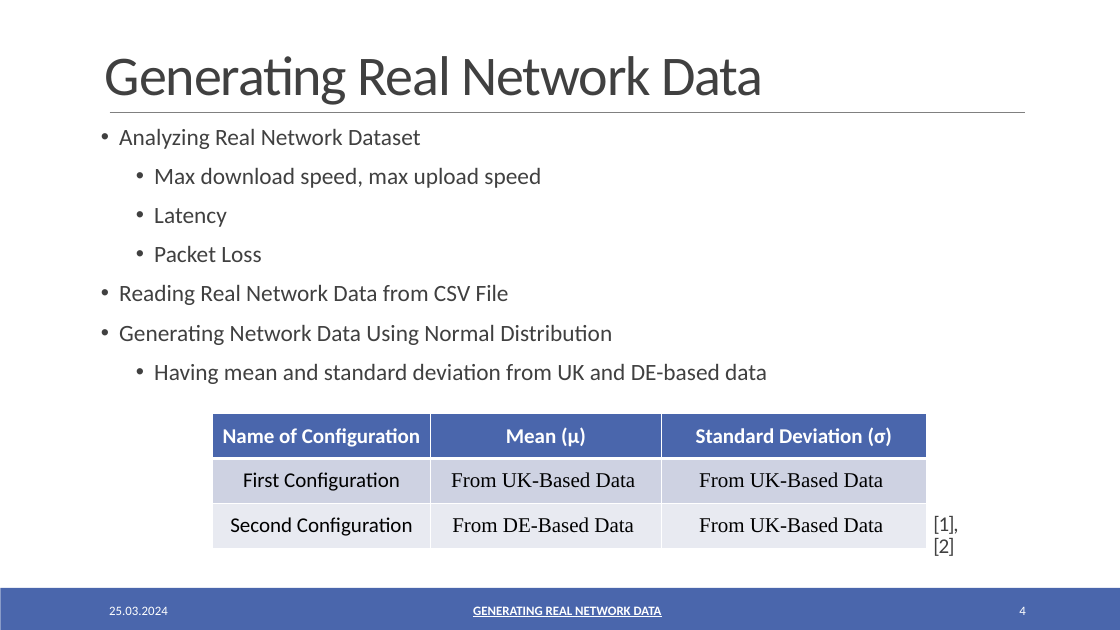
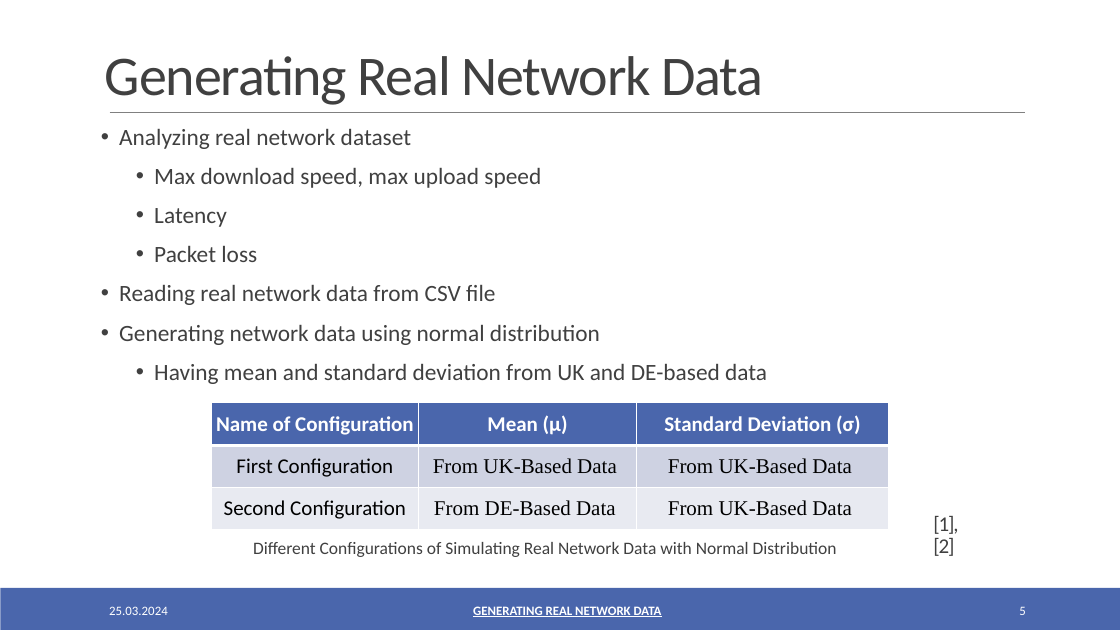
Before and after one commit to oezcankaraca/abschlussvortrag, a slide deck: slide 5 of Abschlussvortrag.pptx (slide 4 before the commit). Drawn at 1120x630 pixels with LibreOffice and Linux fonts; fonts in the diff are those of the drawing. Boxes give left, top, right and bottom in pixels: in the first picture for what was removed or moved away, otherwise in the second. Text is boxed around its words. In the diff, an @@ line names an element or a change of style, - is before the commit and + after.

```diff
--- a/Abschlussvortrag.pptx
+++ b/Abschlussvortrag.pptx
@@ text at bbox=[119, 129, 411, 149]: text changed @@
-• Analyzing Real Network Dataset
+• Analyzing real network dataset
@@ text at bbox=[119, 246, 600, 345]: text changed @@
-  • Packet Loss
-• Reading Real Network Data from CSV File
-• Generating Network Data Using Normal Distribution
+  • Packet loss
+• Reading real network data from CSV file
+• Generating network data using normal distribution
@@ table: place and size @@
-table at bbox=[213, 413, 927, 593]
+table at bbox=[212, 403, 889, 531]
@@ text added at bbox=[253, 542, 837, 557], 15 pt, text #404040 @@
+Different Configurations of Simulating Real Network Data with Normal Distribution
@@ page number at bbox=[1019, 606, 1025, 615]: text changed @@
-4
+5
```
Also in this commit, not shown: 17 other slides changed, 2 slides added, 2 other files.
